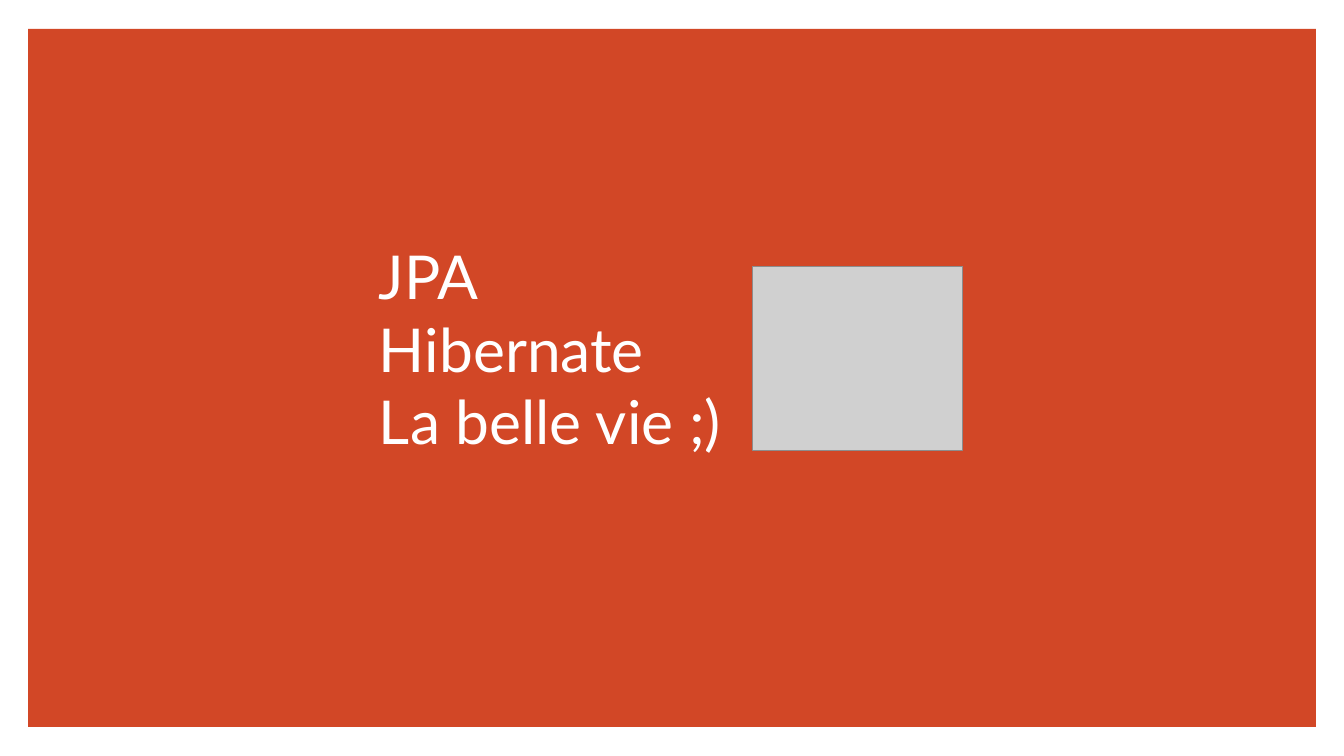
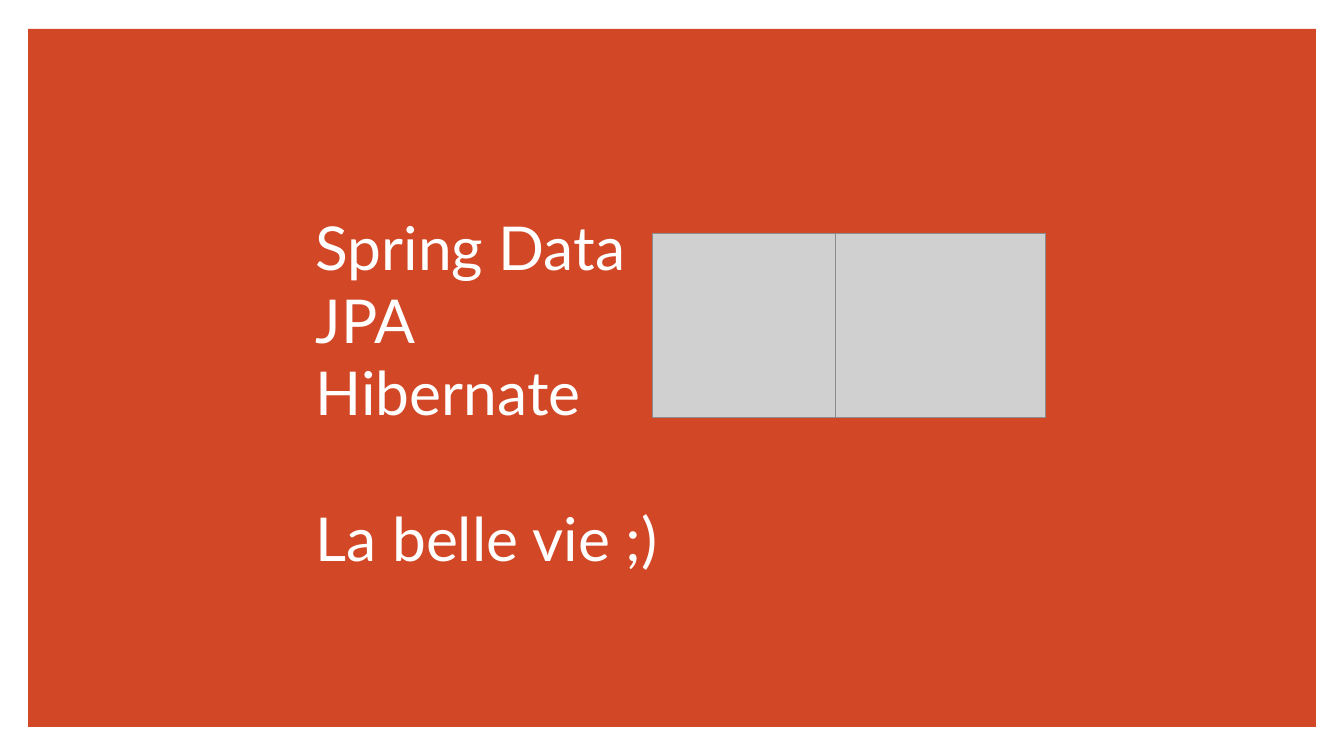
Before and after one commit to sebzuki/hibernate, a slide deck: slide 1 of JPA-HIBERNATE.pptx. Drawn at 1344x756 pixels with LibreOffice and Linux fonts; fonts in the diff are those of the drawing; grey boxes stand for pictures. Boxes give left, top, right and bottom in pixels: in the first picture for what was removed or moved away, otherwise in the second. Text is boxed around its words. In the diff, an @@ line names an element or a change of style, - is before the commit and + after.

```diff
--- a/JPA-HIBERNATE.pptx
+++ b/JPA-HIBERNATE.pptx
@@ title at [316, 226, 626, 562]: text changed @@
-JPA
-Hibernate
-La belle vie ;)
+Spring Data
+JPA
+Hibernate
+La belle vie ;)
@@ picture added at [653, 234, 836, 417] @@
@@ picture: place and size @@
-picture at [753, 266, 963, 450]
+picture at [836, 234, 1046, 417]
```
Also in this commit, not shown: 9 other slides changed, 1 slide added.
